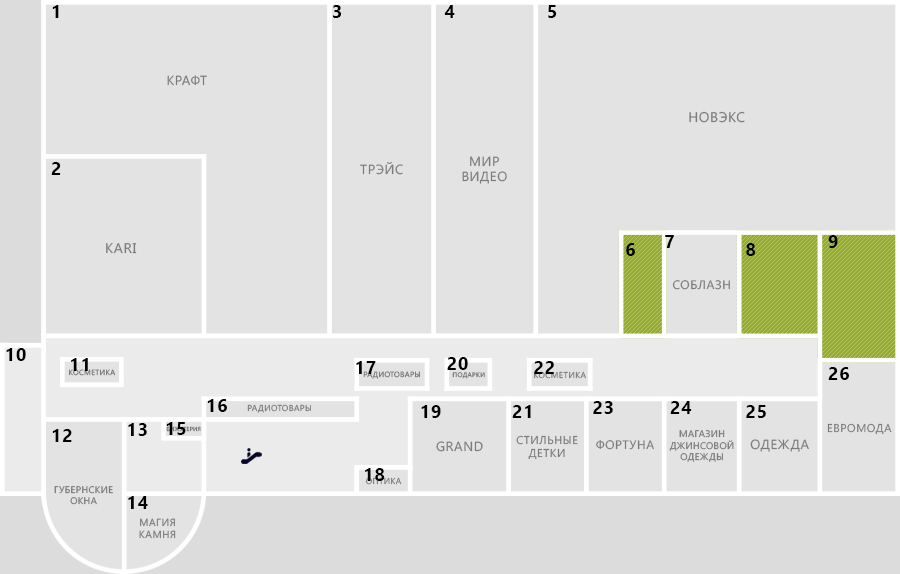
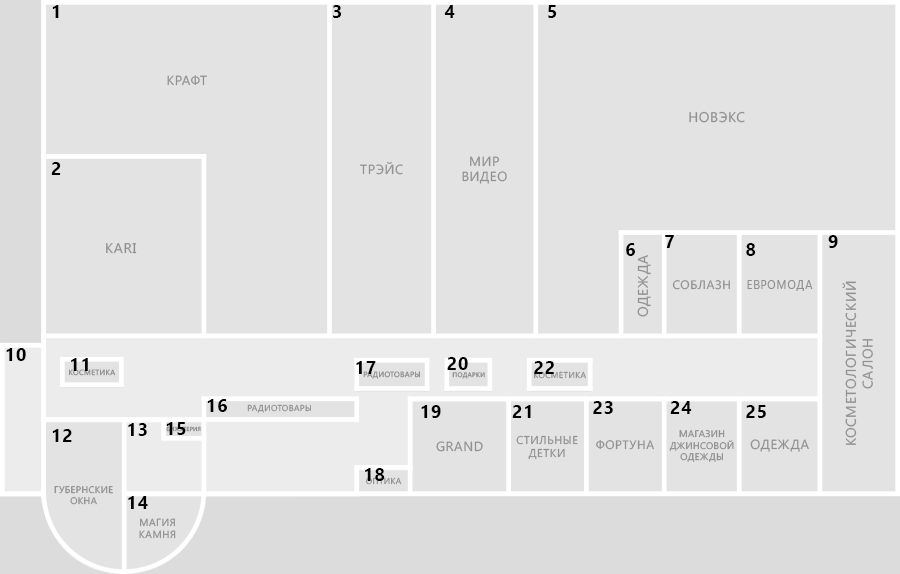
Comparing the layer stacks of the two 900x574 images. Changes:
removed layer "Евромода" from group "кор" over (x1=827, y1=423, x2=892, y2=435)
removed layer "Одежда" from group "кор" over (x1=750, y1=439, x2=809, y2=452)
removed layer "Магазин джинсовой одежды" from group "кор" over (x1=670, y1=430, x2=734, y2=462)
removed layer "Стильные детки" from group "кор" over (x1=516, y1=436, x2=578, y2=459)
removed layer "Мир видео" from group "кор" over (x1=462, y1=156, x2=507, y2=184)
removed layer "магия камня" from group "кор" over (x1=139, y1=518, x2=175, y2=538)
removed layer "Губернские окна" from group "кор" over (x1=54, y1=486, x2=113, y2=504)
removed group "group2" (51 layers) from group "кор" over (x1=0, y1=75, x2=900, y2=572)
removed layer "Эллипс 16" from group "group2" over (x1=41, y1=491, x2=202, y2=572)
removed layer "Прямоугольник 51 копия 546" from group "group2" over (x1=618, y1=333, x2=823, y2=339)
removed layer "Прямоугольник 51 копия 583" from group "group2" over (x1=817, y1=234, x2=823, y2=402)
removed layer "Прямоугольник 51 копия 580" from group "group2" over (x1=618, y1=231, x2=624, y2=339)
removed layer "Прямоугольник 51 копия 586" from group "group2" over (x1=618, y1=230, x2=896, y2=235)
removed layer "layer6" from group "кор" over (x1=817, y1=230, x2=896, y2=363)
removed layer "layer5" from group "кор" over (x1=736, y1=230, x2=823, y2=339)
removed layer "layer4" from group "кор" over (x1=618, y1=230, x2=667, y2=339)
removed layer "layer3" from group "кор" over (x1=121, y1=422, x2=201, y2=432)
removed layer "layer1" from group "кор" over (x1=41, y1=333, x2=823, y2=497)
removed layer "bg" (was 20%) from group "кор" over (x1=0, y1=75, x2=900, y2=572)
added layer "Слой 2" (60%) in group "кор" over (x1=54, y1=75, x2=873, y2=538)
added layer "Слой 4" in group "кор" over (x1=0, y1=75, x2=900, y2=572)
added layer "Слой 3" in group "кор" over (x1=0, y1=75, x2=900, y2=572)
…and 23 more changes (22 removed, 1 visibility)
